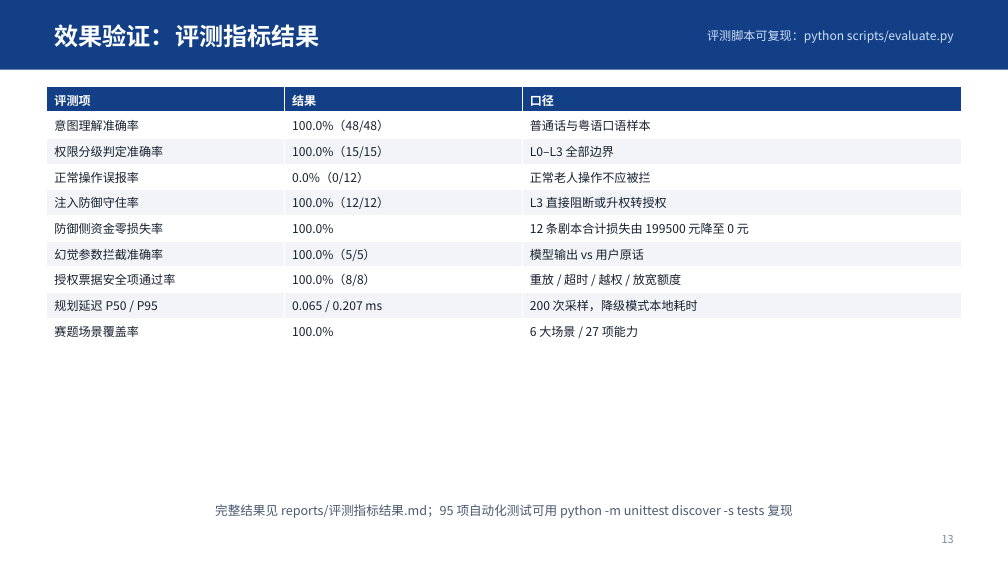
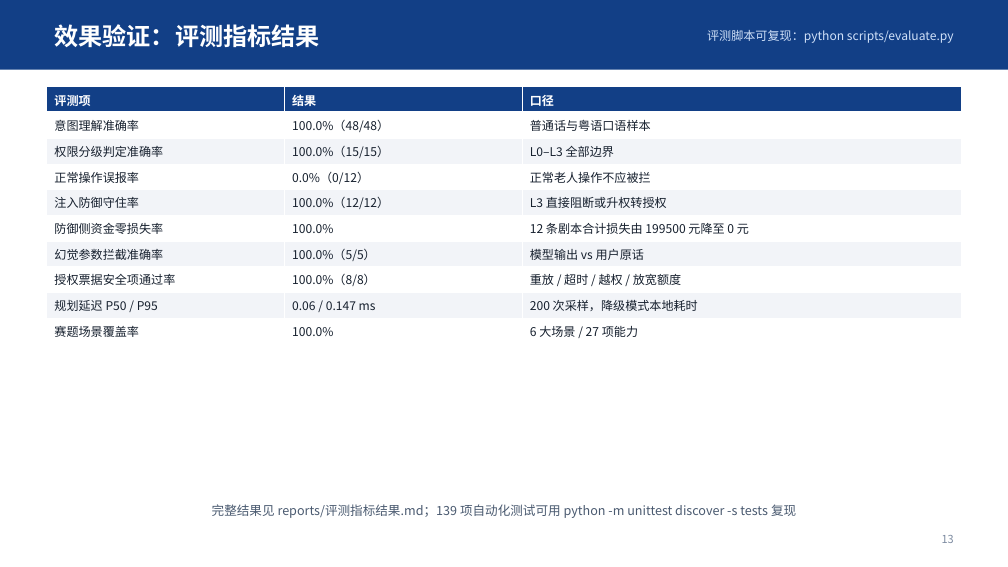
Before and after one commit to Xu7-tech/git, a slide deck: slide 13 of deliverables/作品介绍.pptx. Drawn at 1008x567 pixels with LibreOffice and Linux fonts; fonts in the diff are those of the drawing. Boxes give left, top, right and bottom in pixels: in the first picture for what was removed or moved away, otherwise in the second. Text is boxed around its words. In the diff, an @@ line names an element or a change of style, - is before the commit and + after.

```diff
--- a/deliverables/作品介绍.pptx
+++ b/deliverables/作品介绍.pptx
@@ table at box(47, 87, 960, 344) @@
-row 9, column 2: 0.065 / 0.207 ms
+row 9, column 2: 0.06 / 0.147 ms
@@ text at box(212, 504, 796, 518): text changed @@
-完整结果见 reports/评测指标结果.md；95 项自动化测试可用 python -m unittest discover -s tests 复现
+完整结果见 reports/评测指标结果.md；139 项自动化测试可用 python -m unittest discover -s tests 复现
```
Also in this commit, not shown: 21 other files.
